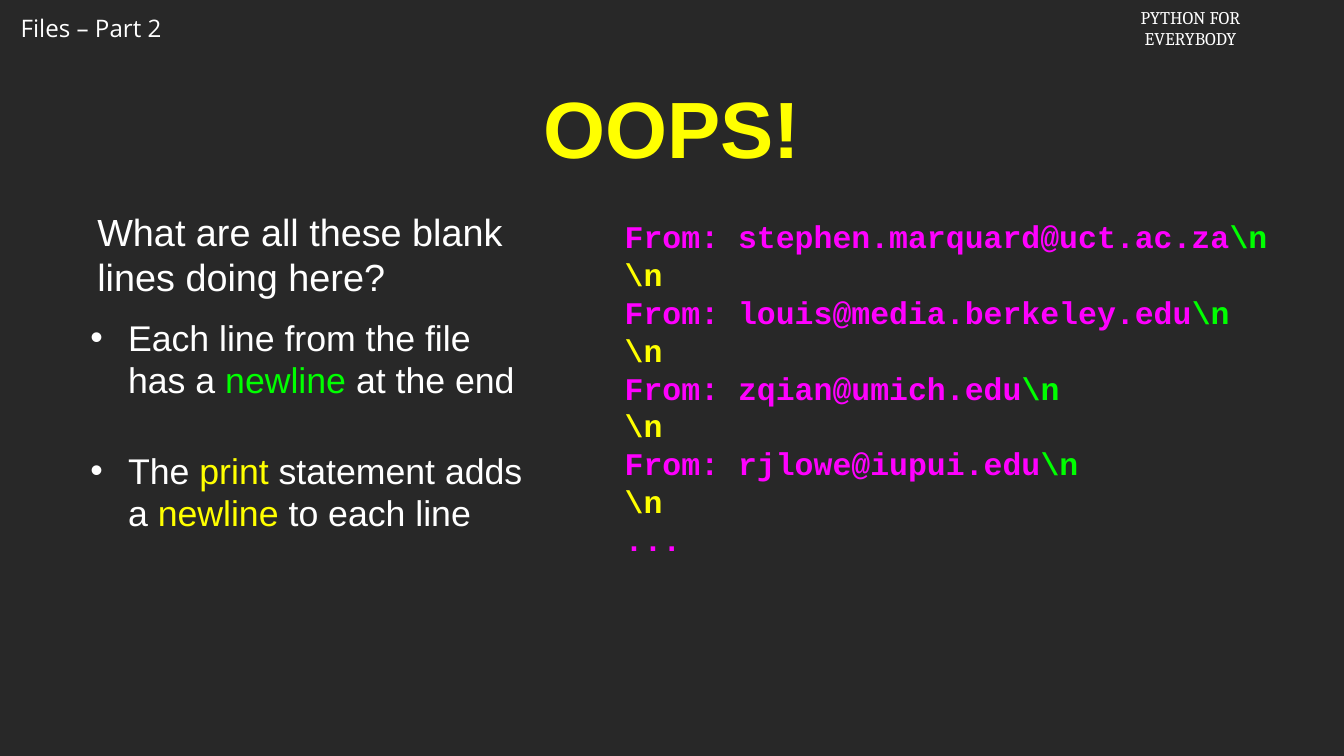
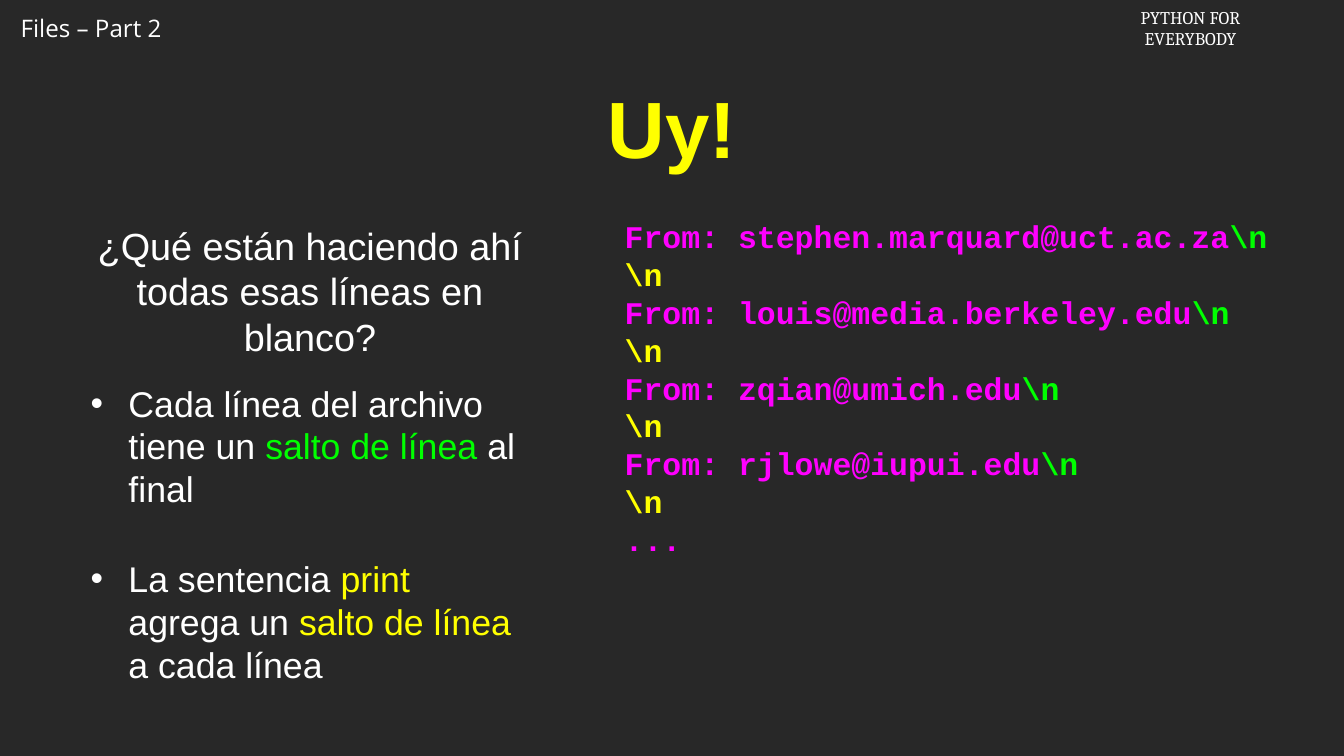
Before and after one commit to csev/py4e, a slide deck: slide 6 of ai/7.2.pptx. Drawn at 1344x756 pixels with LibreOffice and Linux fonts; fonts in the diff are those of the drawing; background and template pictures are left out. Boxes give left, top, right and bottom in pixels: in the first picture for what was removed or moved away, otherwise in the second. Text is boxed around its words. In the diff, an @@ line names an element or a change of style, - is before the commit and + after.

```diff
--- a/ai/7.2.pptx
+++ b/ai/7.2.pptx
@@ title at (608,103,737,173): text changed @@
-OOPS!
+Uy!
@@ text removed at (97,218,502,298) @@
-What are all these blank lines doing here?
@@ text added at (98,232,522,352), 36 pt, text #FFFFFF @@
+¿Qué están haciendo ahí todas esas líneas en blanco?
@@ text at (128,390,515,679): text changed @@
-• Each line from the file has a newline at the end
-• The print statement adds a newline to each line
+• Cada línea del archivo tiene un salto de línea al final
+• La sentencia print agrega un salto de línea a cada línea
```
Also in this commit, not shown: 8 other slides changed, 4 slides added, 4 slides removed, 1 other file.
